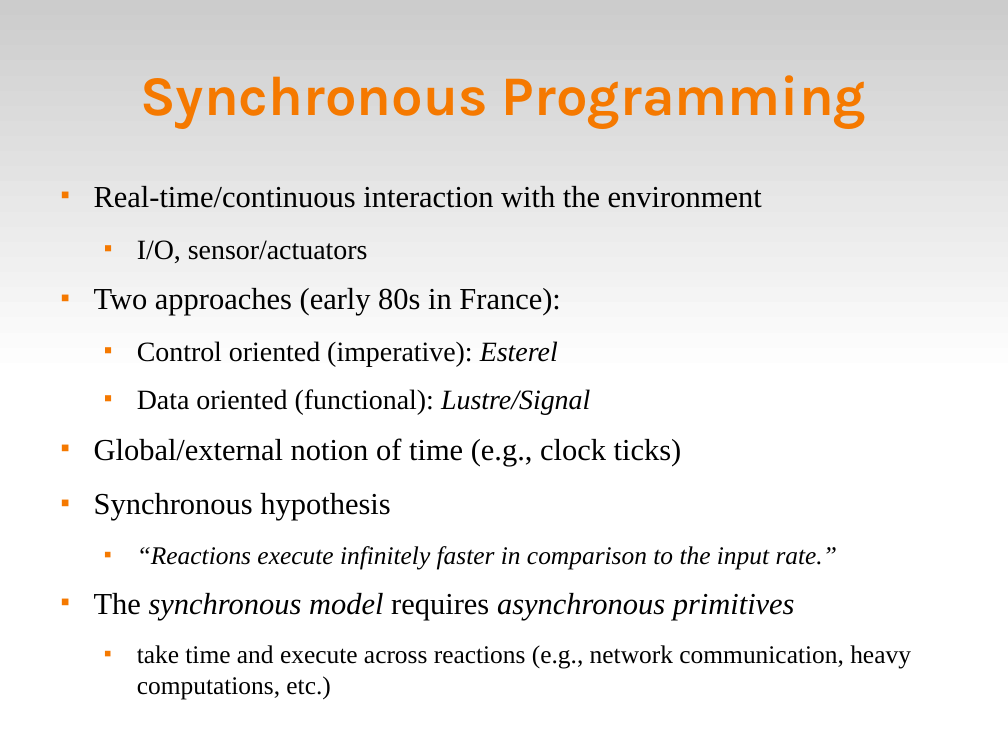
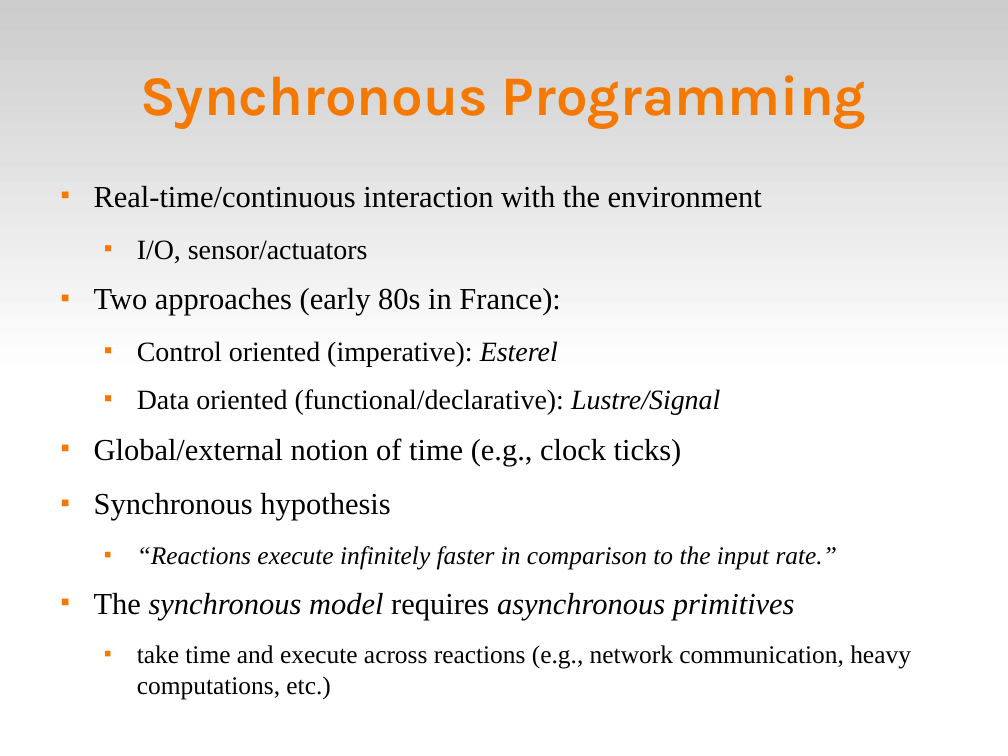
Before and after one commit to fsantanna-no/ceu-docs, a slide deck: slide 2 of ceu_curryon.odp. Drawn at 1008x756 pixels with LibreOffice and Linux fonts; fonts in the diff are those of the drawing. Boxes give left, top, right and bottom in pixels: in the first picture for what was removed or moved away, otherwise in the second. Text is boxed around its words. In the diff, an @@ line names an element or a change of style, - is before the commit and + after.

```diff
--- a/ceu_curryon.odp
+++ b/ceu_curryon.odp
@@ text at box(137, 389, 720, 415): text changed @@
-  ■ Data oriented (functional): Lustre/Signal
+  ■ Data oriented (functional/declarative): Lustre/Signal
```
Also in this commit, not shown: 13 other slides changed, 3 slides added, 9 slides removed.
